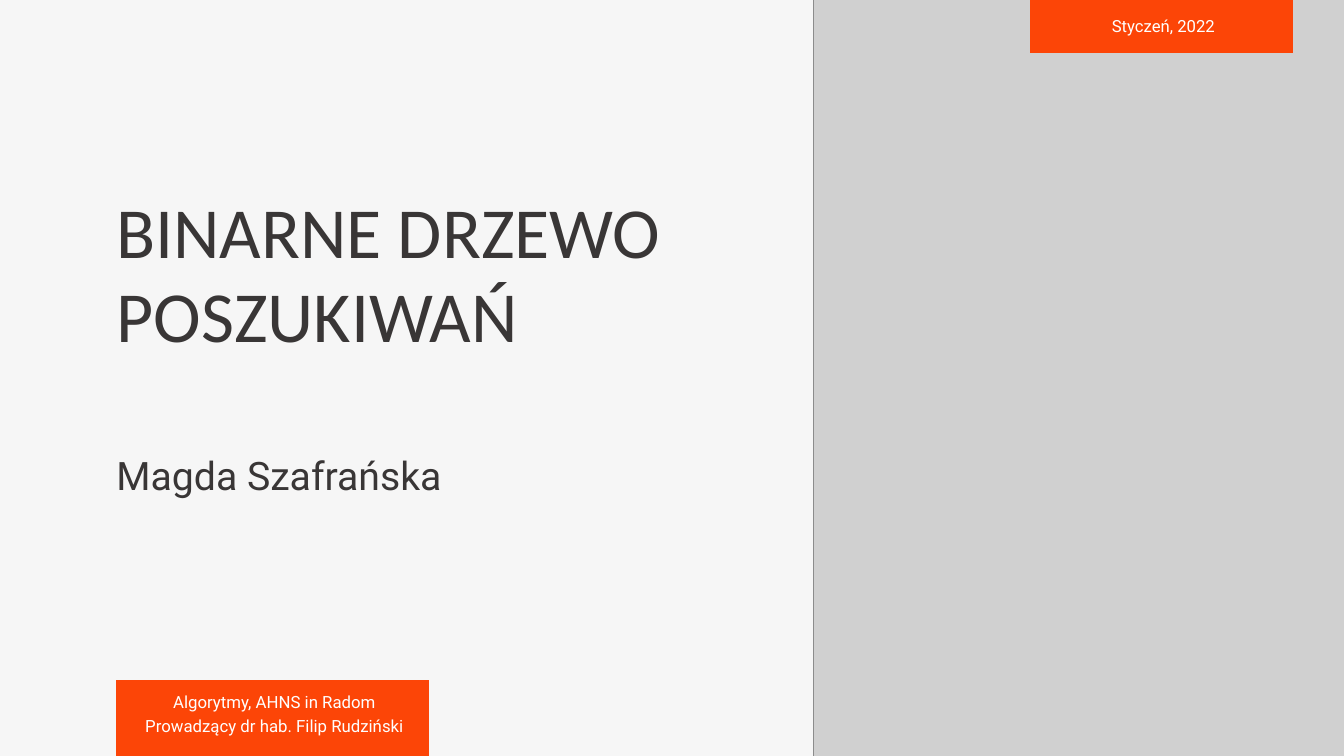
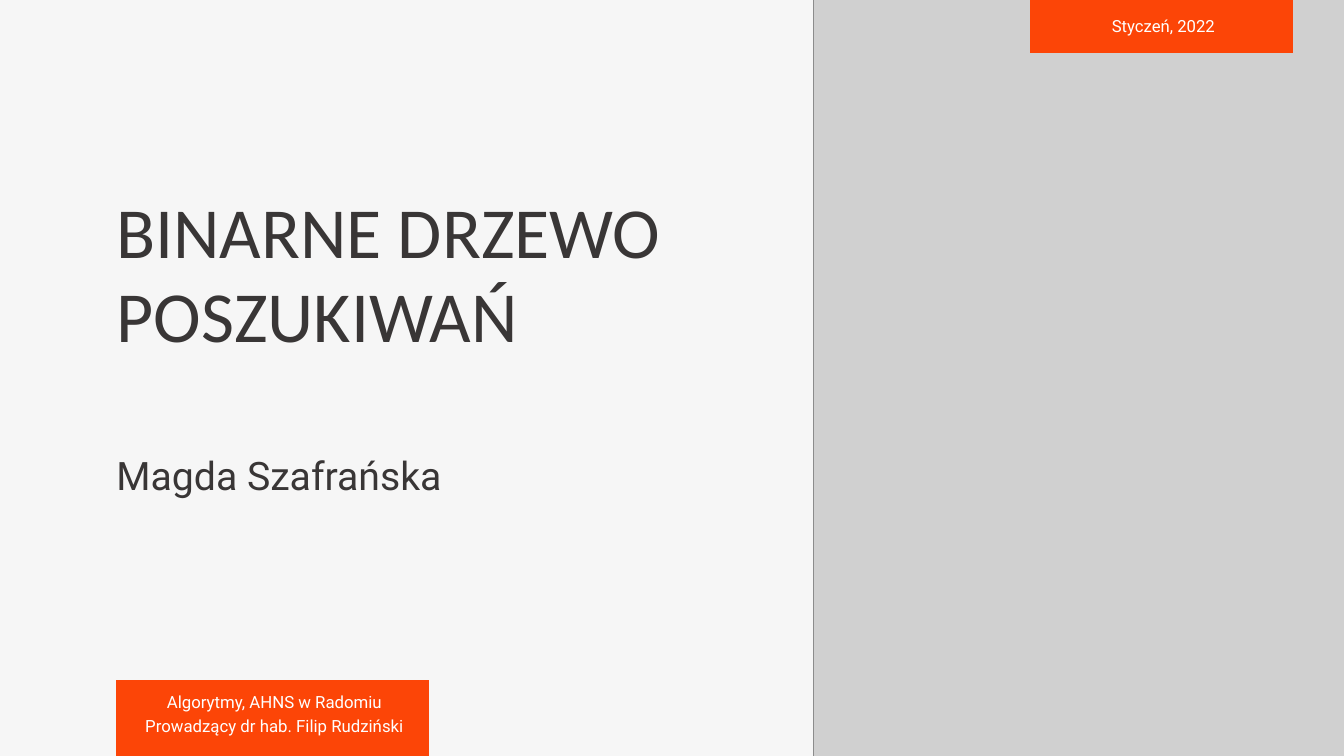
Before and after one commit to Yaviena/BinarySearchTree, a slide deck: slide 1 of Algorytmy_BST_Magda_Szafranska_18345.pptx. Drawn at 1344x756 pixels with LibreOffice and Linux fonts; fonts in the diff are those of the drawing; grey boxes stand for pictures. Boxes give left, top, right and bottom in pixels: in the first picture for what was removed or moved away, otherwise in the second. Text is boxed around its words. In the diff, an @@ line names an element or a change of style, - is before the commit and + after.

```diff
--- a/Algorytmy_BST_Magda_Szafranska_18345.pptx
+++ b/Algorytmy_BST_Magda_Szafranska_18345.pptx
@@ text at bbox=[167, 695, 382, 712]: text changed @@
-Algorytmy, AHNS in Radom
+Algorytmy, AHNS w Radomiu
```
Also in this commit, not shown: 3 other files.
